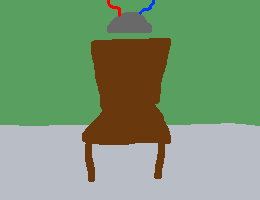
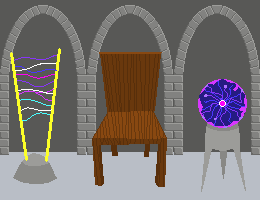
Before/after of a (260, 200) layered artwork. What changed in the layer stack:
hid "hat" over [107, 0, 155, 33]
removed layer "chair" over [82, 38, 171, 182]
added layer "ladder" above "plasmaball" over [10, 48, 61, 184]
added layer "plasmaball" above "chair 2" over [198, 79, 247, 192]
added layer "chair 2" above "arches" over [92, 52, 167, 187]
added layer "arches" above "wall" over [0, 5, 260, 155]
added layer "wall" above "Pasted Layer" over [0, 0, 260, 152]
